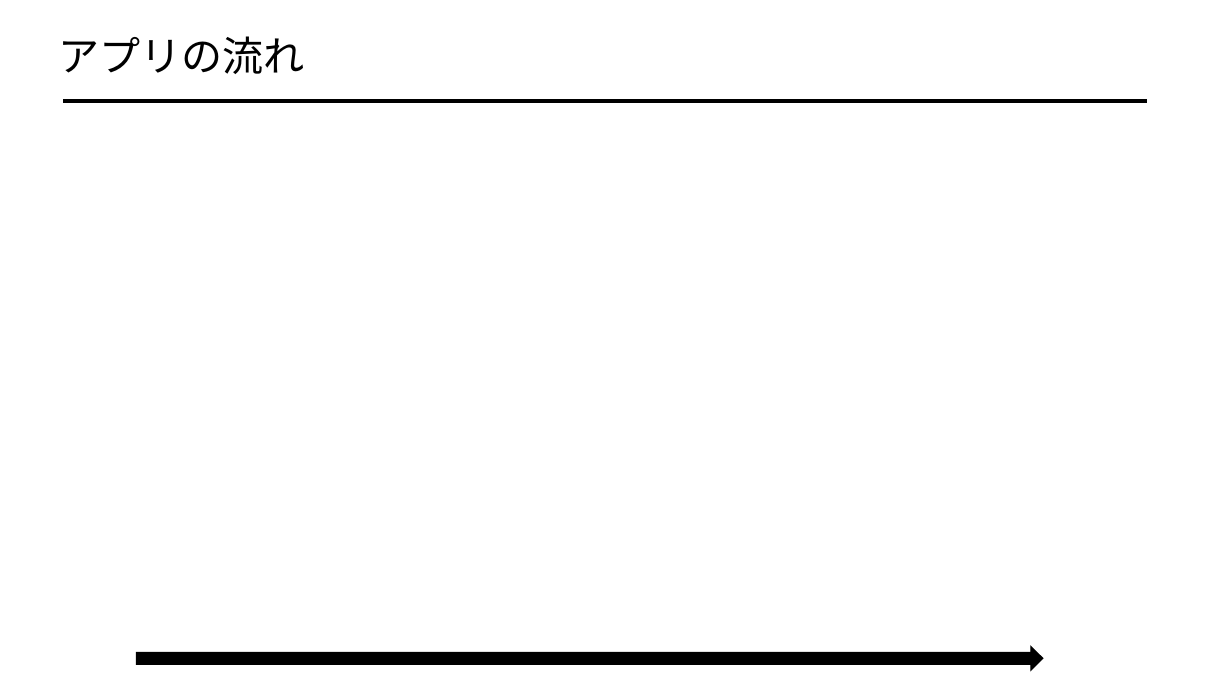
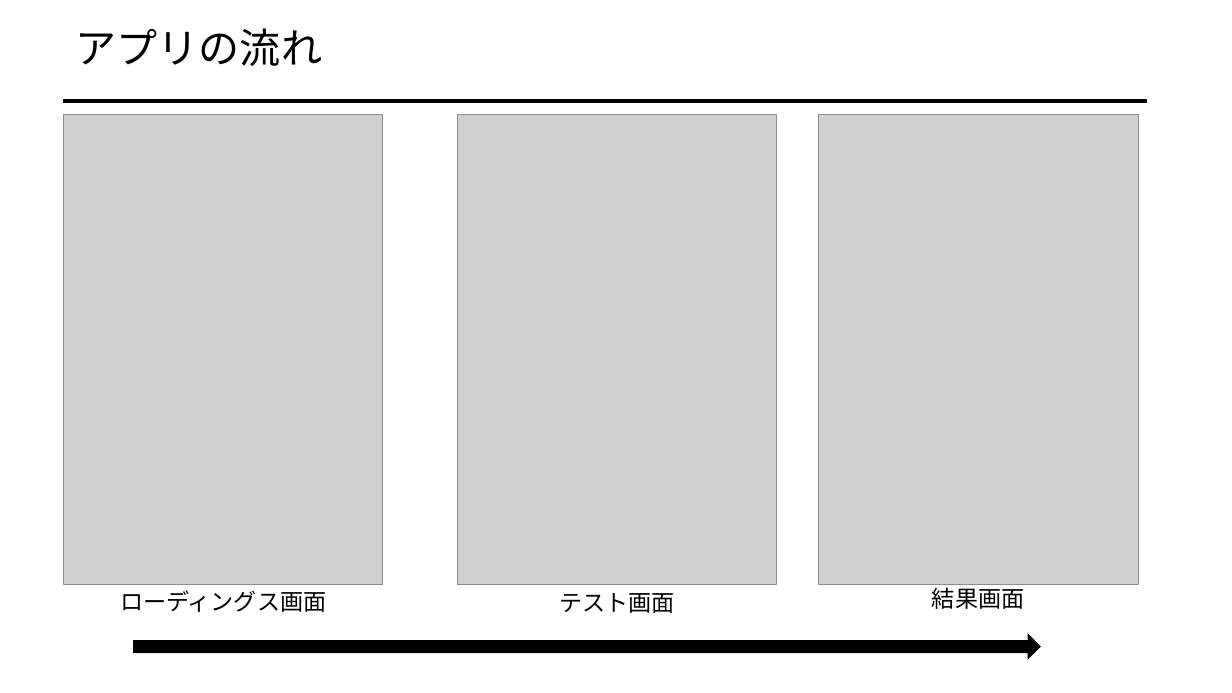
Before and after one commit to afiqfadzil/pythonProject1, a slide deck: slide 21 of LOCOMOTION.pptx (slide 9 before the commit). Drawn at 1232x693 pixels with LibreOffice and Linux fonts; fonts in the diff are those of the drawing; grey boxes stand for pictures. Boxes give left, top, right and bottom in pixels: in the first picture for what was removed or moved away, otherwise in the second. Text is boxed around its words. In the diff, an @@ line names an element or a change of style, - is before the commit and + after.

```diff
--- a/LOCOMOTION.pptx
+++ b/LOCOMOTION.pptx
@@ title "アプリの流れ": place and size @@
-title "アプリの流れ" at bbox=[58, 36, 304, 74]
+title "アプリの流れ" at bbox=[76, 28, 323, 66]
@@ picture added at bbox=[64, 115, 384, 584] @@
@@ picture added at bbox=[457, 115, 776, 584] @@
@@ picture added at bbox=[819, 115, 1139, 584] @@
@@ text added at bbox=[120, 590, 326, 612], 18 pt, text #000000 @@
+ローディングス画面
@@ text added at bbox=[559, 593, 674, 613], 18 pt, text #000000 @@
+テスト画面
@@ text added at bbox=[932, 584, 1024, 609], 18 pt, text #000000 @@
+結果画面
@@ right arrow: place and size @@
-right arrow at bbox=[137, 647, 1043, 670]
+right arrow at bbox=[134, 635, 1041, 658]
```
Also in this commit, not shown: 12 other slides changed, 11 slides added, 10 slides removed, 1 other file.
